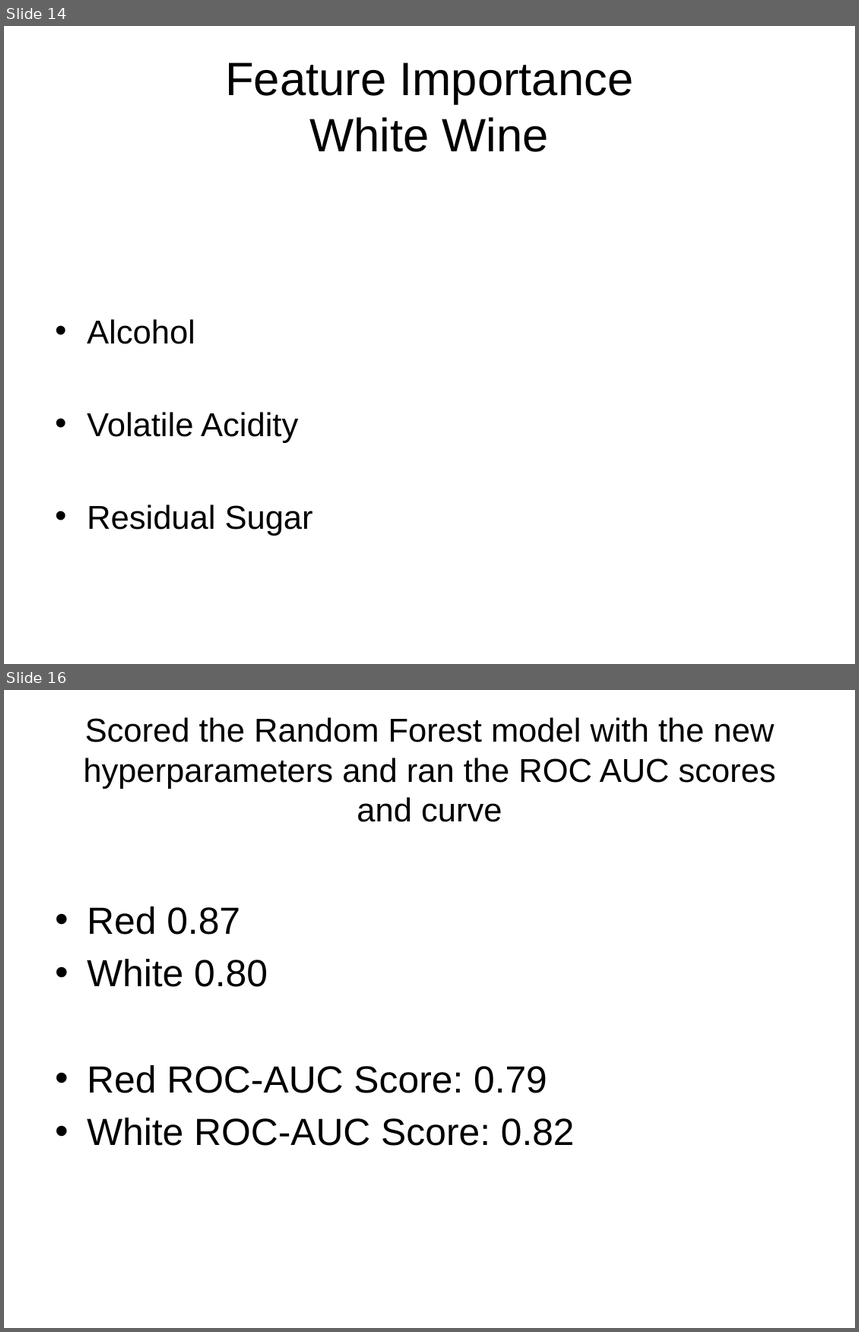
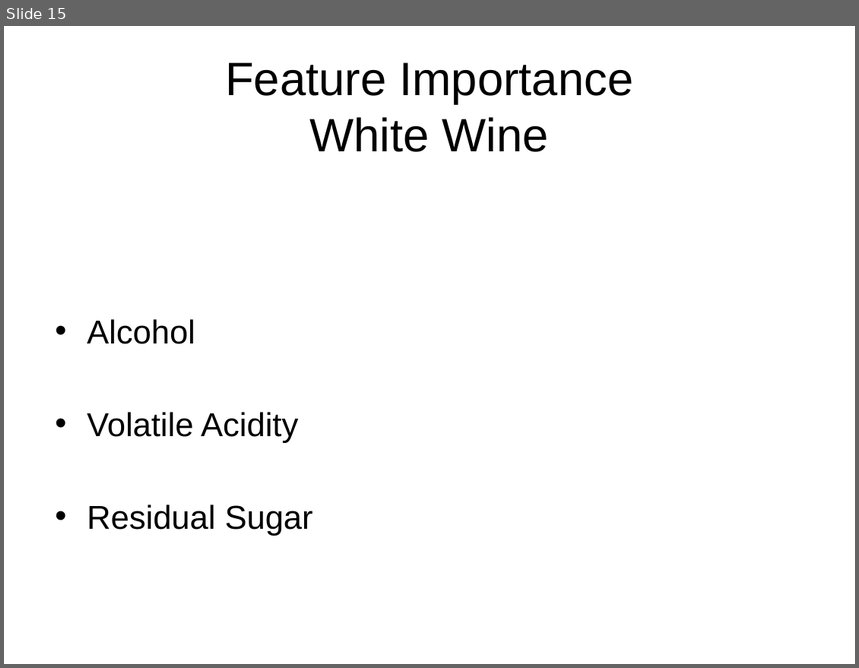
Before and after one commit to delwester/Springboard, a slide deck: Capstone2/Capstone2_FinalPres.pptx. Shown one above the other, each under a label of ours: slides 14 and 16 before the commit, slide 15 after it; the slides between them are not shown. The pictures are 859x1332 and 859x668 pixels, drawn with LibreOffice and Linux fonts; fonts in the diff are those of the drawing. Boxes give left, top, right and bottom in pixels: in the first picture for what was removed or moved away, otherwise in the second. Text is boxed around its words. In the diff, an @@ line names an element or a change of style, - is before the commit and + after.

```diff
--- a/Capstone2/Capstone2_FinalPres.pptx
+++ b/Capstone2/Capstone2_FinalPres.pptx
@@ slide 16 removed at <box>4,690,855,1328</box>, background #FFFFFF @@
@@ title removed at <box>83,717,776,822</box> @@
-Scored the Random Forest model with the new hyperparameters and ran the ROC AUC scores and curve
@@ text removed at <box>87,907,575,1146</box> @@
-• Red 0.87
-• White 0.80
-• Red ROC-AUC Score: 0.79
-• White ROC-AUC Score: 0.82
@@ what was slide 14 is now slide 15 @@
```
Also in this commit, not shown: 7 slides changed, 5 slides added, 3 other slides removed.
